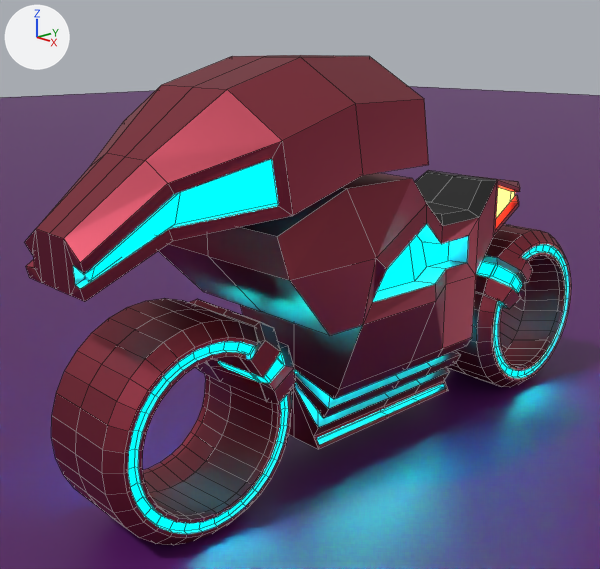
The Blender file Moto.blend as it was, and as the next commit left it.
Camera for both pictures: a 50 mm camera at (5.39, -5.97, 3.95) aimed at (-0.36, -0.58, 1.66). Lighting does not change. The marker at upper left points along +X, +Y and +Z. Mesh edges are drawn as thin lines.

Script lines for the objects in view, before the commit:
```python
me_cube_001 = bpy.data.meshes.new('Cube.001')
me_cube_001.from_pydata(...)  # 1072 vertices, 954 faces; spans x 0.0..1.04, y -3.35..3.27, z -0.03..3.84
# faces by material slot: [843, 101, 8, 2]
me_cube_001.materials.append(mat_color_principal)  # red #9c3f4d
me_cube_001.materials.append(mat_color_secundario)  # cyan #0af9ff
me_cube_001.materials.append(mat_color_terciario)  # black #000000
me_cube_001.materials.append(mat_color_no_se_cuantos)  # orange #e78c46
me_plane = bpy.data.meshes.new('Plane')
me_plane.from_pydata([(-1.0, -1.0, 0.0), (1.0, -1.0, 0.0), (-1.0, 1.0, 0.0), (1.0, 1.0, 0.0)], [], [(0, 1, 3, 2)])
me_plane.materials.append(mat_base)  # dark purple #571368
ob_cube = bpy.data.objects.new('Cube', me_cube_001)
ob_cube.location = (0.0, 0.0, 0.0)
_m = ob_cube.modifiers.new('Mirror', 'MIRROR')
_m.use_clip = True
ob_plane = bpy.data.objects.new('Plane', me_plane)
ob_plane.location = (0.0, 0.0, 0.01)
ob_plane.scale = (55.7, 55.7, 55.7)
```
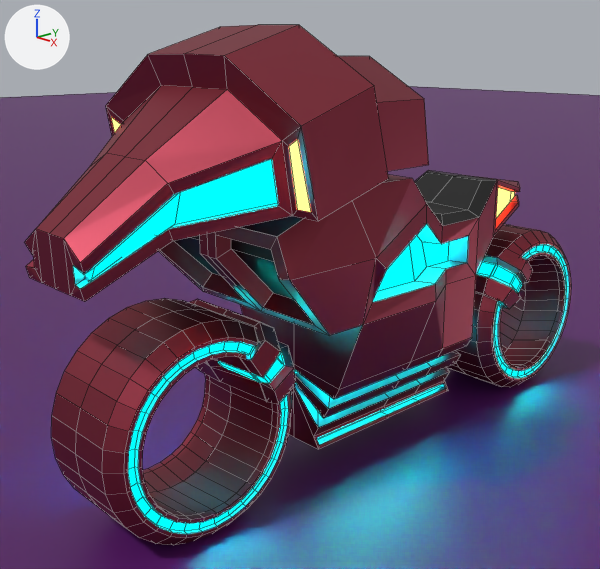
Commit message: Moto terminada

Diff of the bpy script that builds the scene:
```diff
--- a/Moto.blend.py
+++ b/Moto.blend.py
@@ me_cube_001 @@
 # used by ob_cube; location = (0.0, 0.0, 0.0)
-me_cube_001.from_pydata(...)  # 1072 vertices, 954 faces; spans x 0.0..1.04, y -3.35..3.27, z -0.03..3.84
+me_cube_001.from_pydata(...)  # 1096 vertices, 977 faces; spans x 0.0..1.3, y -3.35..3.27, z -0.03..4.08
+# me_cube_001 part 1
+# 5 faces are deleted
+# 24 vertices are added at x 0.0..1.3, y -2.13..-1.22, z 1.72..4.08
+# 25 new faces join them, mat_color_principal (red #9c3f4d)
+# 1 new face joins them, mat_color_no_se_cuantos (orange #e78c46)
+# 2 new faces join them, mat_color_terciario (black #000000)
 me_cube_001.materials.append(mat_color_principal)
```

Changed parts and their boxes [x1, y1, x2, y2] in the pictures (600 x 569 px):
'Cube', reshaped (6% taller)
    before: [25, 55, 571, 545]
    after: [25, 25, 571, 545]
part 1 of me_cube_001, built on
    before: [159, 56, 363, 336]
    after: [106, 25, 389, 336]
